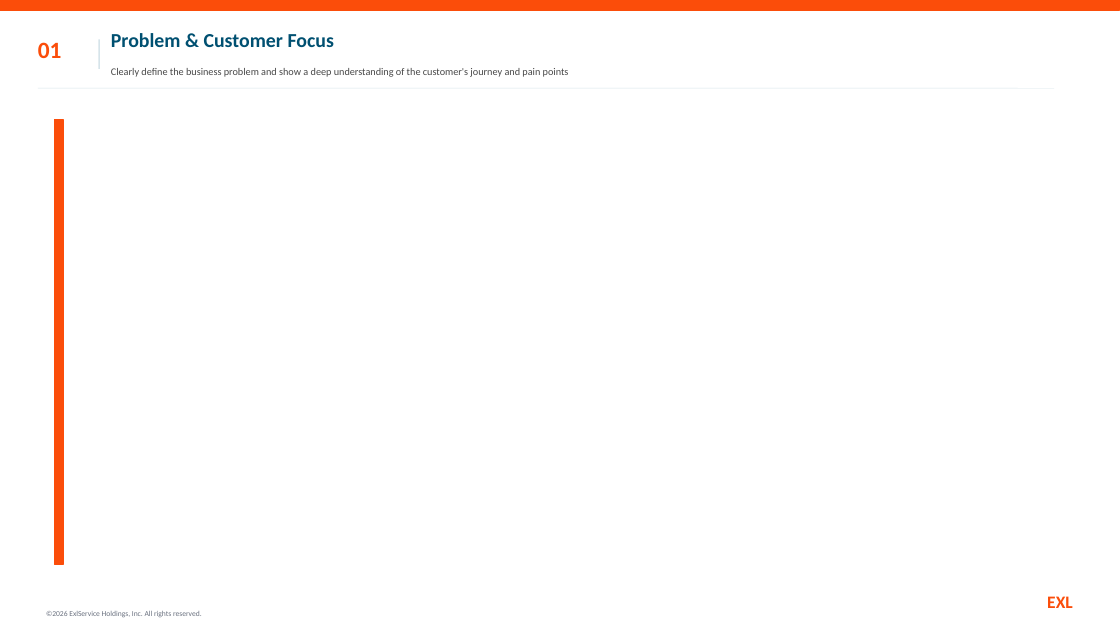
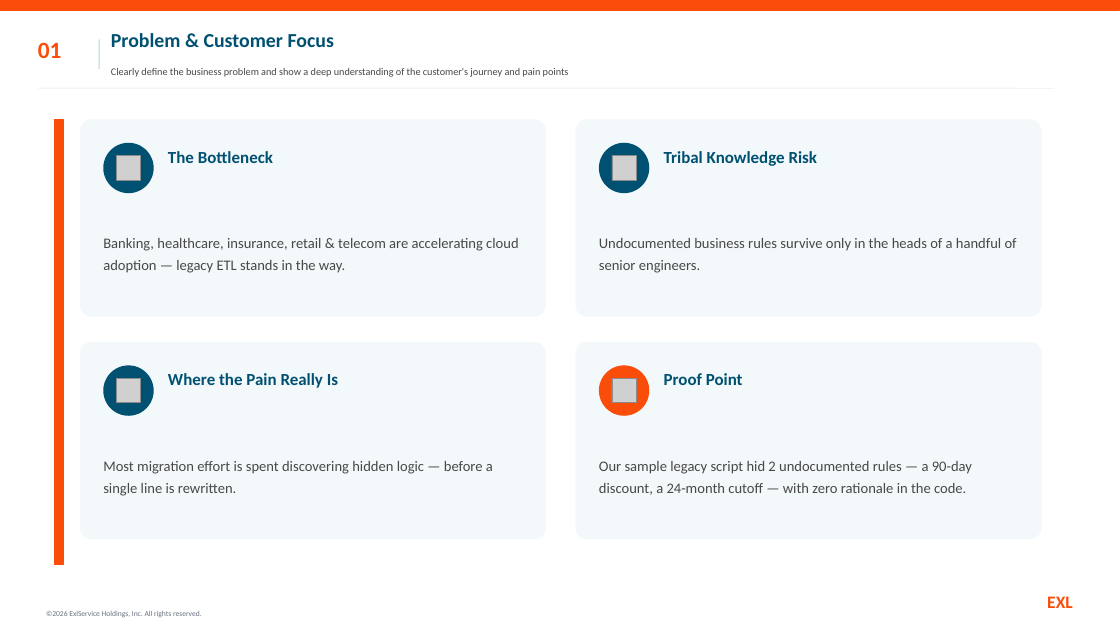
Before and after one commit to anilkpanuganti/exl-renaissance-hackathon, a slide deck: slide 2 of docs/Dragons_Den_Presentation_Template.pptx. Drawn at 1120x630 pixels with LibreOffice and Linux fonts; fonts in the diff are those of the drawing; grey boxes stand for pictures. Boxes give left, top, right and bottom in pixels: in the first picture for what was removed or moved away, otherwise in the second. Text is boxed around its words. In the diff, an @@ line names an element or a change of style, - is before the commit and + after.

Commit message:
ppt

```diff
--- a/docs/Dragons_Den_Presentation_Template.pptx
+++ b/docs/Dragons_Den_Presentation_Template.pptx
@@ rounded rectangle added at [80, 119, 546, 317], fill #F3F8FA @@
@@ rounded rectangle added at [576, 119, 1042, 317], fill #F3F8FA @@
@@ ellipse added at [103, 143, 154, 193], fill #005071 @@
@@ ellipse added at [599, 143, 649, 193], fill #005071 @@
@@ picture added at [117, 156, 141, 181] @@
@@ text added at [168, 151, 273, 163], 14.5 pt, text #005071, bold @@
+The Bottleneck
@@ picture added at [613, 156, 637, 181] @@
@@ text added at [664, 151, 818, 166], 14.5 pt, text #005071, bold @@
+Tribal Knowledge Risk
@@ text added at [103, 238, 518, 273], 12.5 pt, text #484848 @@
+Banking, healthcare, insurance, retail & telecom are accelerating cloud adoption — legacy ETL stands in the way.
@@ text added at [599, 238, 1017, 273], 12.5 pt, text #484848 @@
+Undocumented business rules survive only in the heads of a handful of senior engineers.
@@ rounded rectangle added at [80, 342, 546, 539], fill #F3F8FA @@
@@ rounded rectangle added at [576, 342, 1042, 539], fill #F3F8FA @@
@@ ellipse added at [103, 365, 154, 416], fill #005071 @@
@@ picture added at [117, 379, 141, 403] @@
@@ text added at [168, 373, 338, 388], 14.5 pt, text #005071, bold @@
+Where the Pain Really Is
@@ ellipse added at [599, 365, 649, 416], fill #FB4D0A @@
@@ picture added at [613, 379, 637, 403] @@
@@ text added at [664, 373, 743, 385], 14.5 pt, text #005071, bold @@
+Proof Point
@@ text added at [103, 461, 493, 496], 12.5 pt, text #484848 @@
+Most migration effort is spent discovering hidden logic — before a single line is rewritten.
@@ text added at [599, 461, 972, 495], 12.5 pt, text #484848 @@
+Our sample legacy script hid 2 undocumented rules — a 90-day discount, a 24-month cutoff — with zero rationale in the code.
```
Also in this commit, not shown: 3 other slides changed, 2 slides added, 2 other files.
